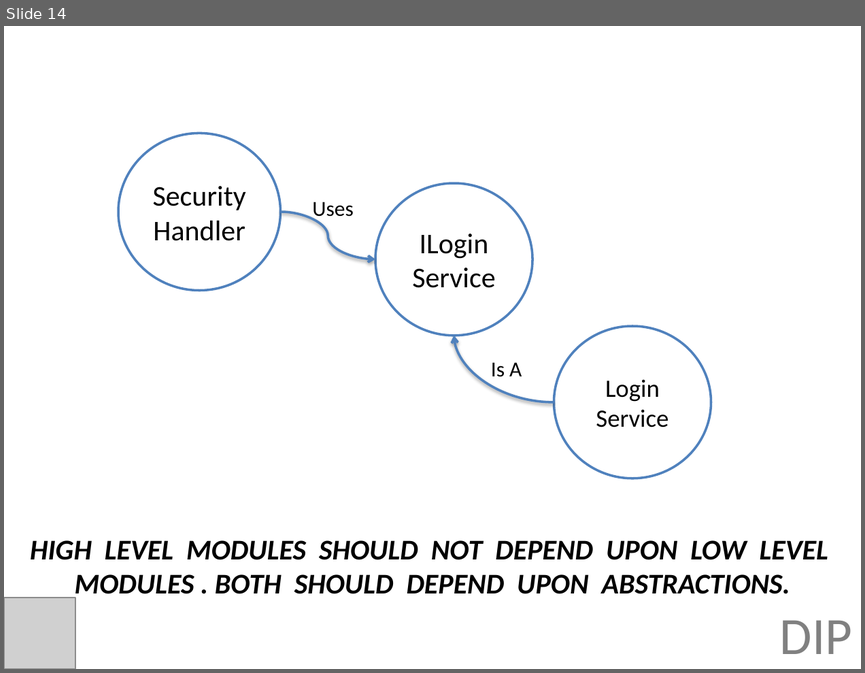
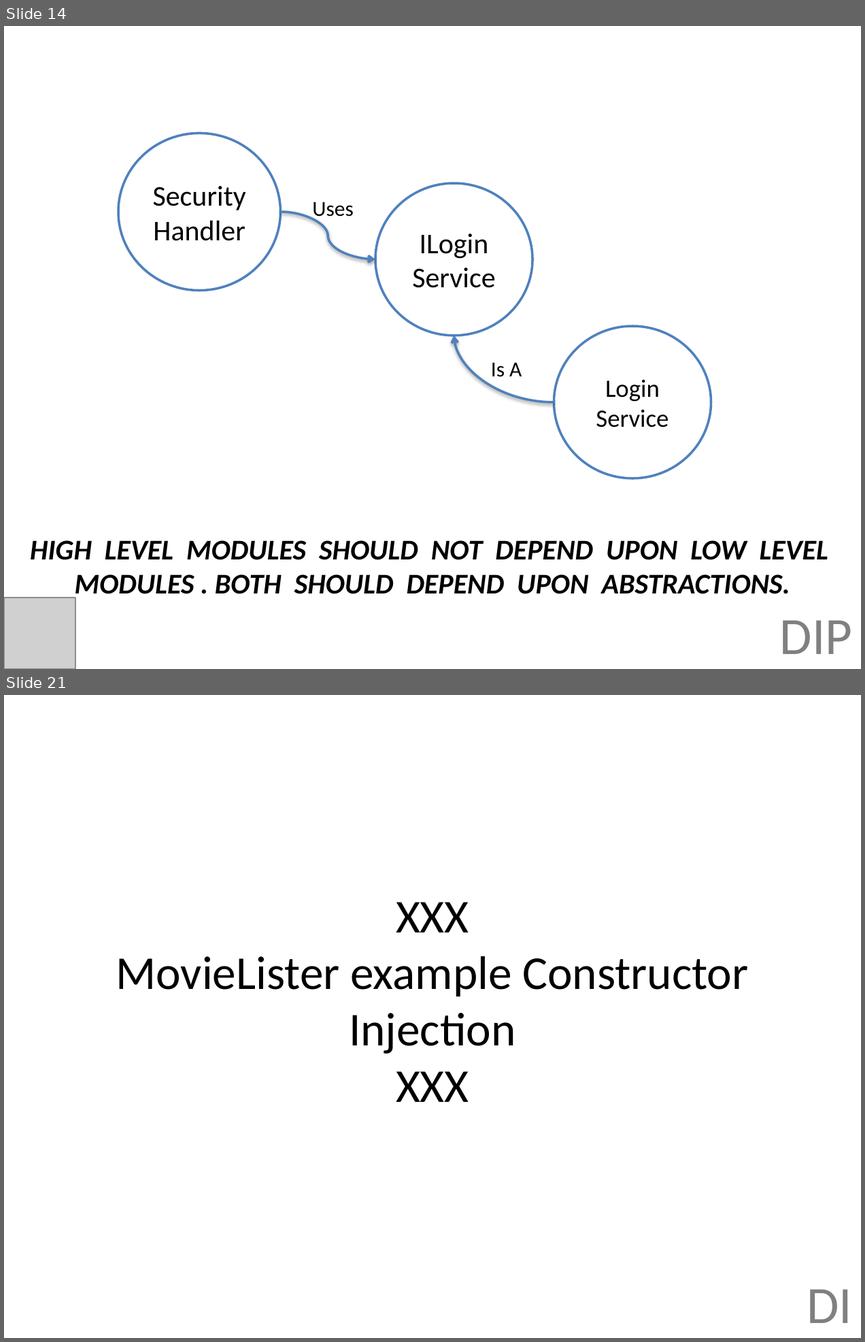
Before and after one commit to jonfuller/presentations, a slide deck: dependencies/dependencies.pptx. Shown one above the other, each under a label of ours: slide 14 before the commit, slides 14 and 21 after it; the slides between them are not shown. The pictures are 865x673 and 865x1342 pixels, drawn with LibreOffice and Linux fonts; fonts in the diff are those of the drawing; grey boxes stand for pictures. Boxes give left, top, right and bottom in pixels: in the first picture for what was removed or moved away, otherwise in the second. Text is boxed around its words. In the diff, an @@ line names an element or a change of style, - is before the commit and + after.

```diff
--- a/dependencies/dependencies.pptx
+++ b/dependencies/dependencies.pptx
@@ slide 21 added at (x1=4, y1=695, x2=861, y2=1338), background #FFFFFF @@
@@ title added at (x1=116, y1=902, x2=748, y2=1102), 39.6 pt, text #000000 @@
+XXX
+MovieLister example Constructor Injection
+XXX
@@ text added at (x1=807, y1=1289, x2=853, y2=1323), 44 pt, text #808080 @@
+DI
```
Also in this commit, not shown: 14 other slides added.
